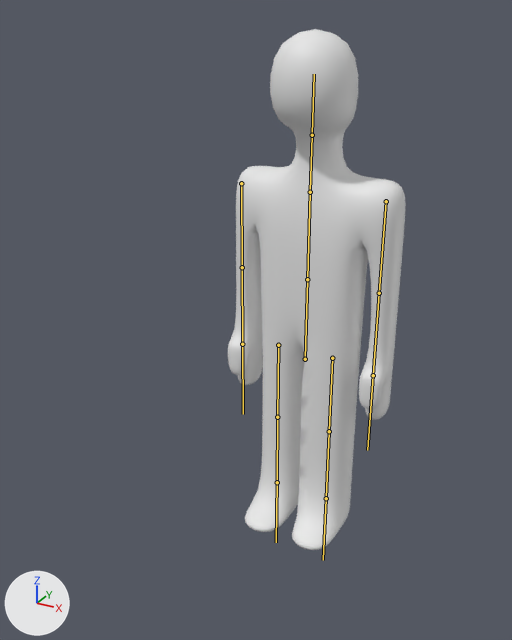
The glTF model Final-Project/model/humanoid.glb, before and after one commit.
Before and after are seen from a 50 mm lens placed at (3.12, -6.88, 6.1), pointed at (0.01, -1.22, 3.28). Lighting does not change. The marker at lower left points along +X, +Y and +Z. The bones that bend it are drawn over the model as lines.

In view in the first picture: 'Humanoid'.
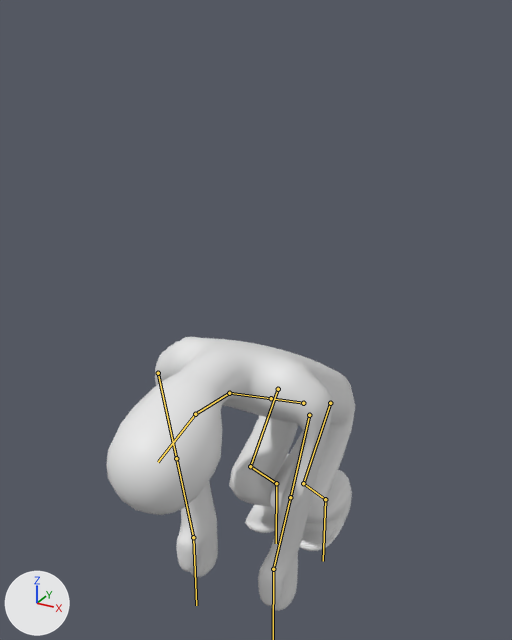
The newer file adds an action. The first version stands in its rest pose; the second is drawn at frame 16 of the action '[Action Stash]'.

What differs and where, as boxes [x1, y1, x2, y2] in the pictures (512 x 640 px):
'Humanoid', posed (40% wider, 47% shorter): before [228, 29, 406, 550]; after [106, 336, 355, 611]
bone 'spine1', root to tip: before (305, 359) to (307, 279); after (303, 403) to (271, 398)
bone 'up_arm.R', root to tip: before (241, 183) to (242, 267); after (158, 373) to (176, 458)
bone 'hand.R', root to tip: before (242, 344) to (243, 414); after (193, 537) to (196, 605)
bone 'up_arm.L', root to tip: before (386, 201) to (379, 293); after (309, 415) to (290, 497)
bone 'hand.L', root to tip: before (373, 375) to (367, 450); after (273, 569) to (273, 639)
bone 'neck', root to tip: before (310, 192) to (312, 135); after (229, 393) to (195, 414)
bone 'head', root to tip: before (312, 135) to (314, 74); after (195, 414) to (158, 462)
bone 'up_leg.R', root to tip: before (278, 345) to (277, 417); after (278, 389) to (250, 466)
bone 'low_leg.R', root to tip: before (277, 417) to (277, 482); after (250, 466) to (276, 483)
bone 'foot.R', root to tip: before (277, 482) to (276, 542); after (276, 483) to (276, 543)
bone 'up_leg.L', root to tip: before (332, 358) to (329, 431); after (330, 403) to (303, 483)
bone 'low_leg.L', root to tip: before (329, 431) to (326, 498); after (303, 483) to (325, 499)
bone 'foot.L', root to tip: before (326, 498) to (323, 560); after (325, 499) to (323, 561)

The change in detail:
Bone 'spine1' (bone_spine1) moves from (0.0, 0.0, 0.0) to (0.0, -0.6, 0.0).
Bone 'spine1' (bone_spine1) turns from (0, 0, 0) to (60, 0, 0) degrees about its own x, y and z.
Bone 'up_arm.R' (bone_up_arm_r) turns from (0, 0, 0) to (-45, 10, 36) degrees about its own x, y and z.
Bone 'hand.R' (bone_hand_r) turns from (0, 0, 0) to (7, 0, 7) degrees about its own x, y and z.
Bone 'up_arm.L' (bone_up_arm_l) turns from (0, 0, 0) to (-28, 18, 47) degrees about its own x, y and z.
Bone 'hand.L' (bone_hand_l) turns from (0, 0, 0) to (-7, 0, -7) degrees about its own x, y and z.
Bone 'neck' (bone_neck) turns from (0, 0, 0) to (23, 0, 0) degrees about its own x, y and z.
Bone 'head' (bone_head) turns from (0, 0, 0) to (23, 0, 0) degrees about its own x, y and z.
Bone 'up_leg.R' (bone_up_leg_r) moves from (0.0, 0.0, 0.0) to (0.0, 0.6, 0.0).
Bone 'up_leg.R' (bone_up_leg_r) turns from (0, 0, 0) to (-29, 8, 32) degrees about its own x, y and z.
Bone 'low_leg.R' (bone_low_leg_r) turns from (0, 0, 0) to (51, 30, -59) degrees about its own x, y and z.
Bone 'foot.R' (bone_foot_r) turns from (0, 0, 0) to (-29, 8, 32) degrees about its own x, y and z.
Bone 'up_leg.L' (bone_up_leg_l) moves from (0.0, 0.0, 0.0) to (0.0, 0.6, 0.0).
Bone 'up_leg.L' (bone_up_leg_l) turns from (0, 0, 0) to (-29, 8, 32) degrees about its own x, y and z.
Bone 'low_leg.L' (bone_low_leg_l) turns from (0, 0, 0) to (51, 30, -59) degrees about its own x, y and z.
Bone 'foot.L' (bone_foot_l) turns from (0, 0, 0) to (-29, 8, 32) degrees about its own x, y and z.
